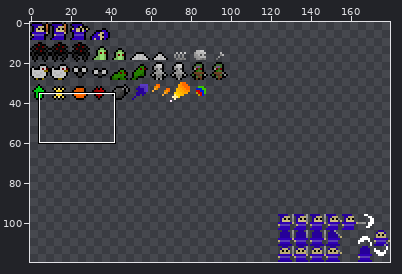
One commit to this sprite sheet: Assets/Resources/Textures/ld48Chars8px.png. Above, an overview of the earlier version with the close-up marked.
Close-up. Earlier state:
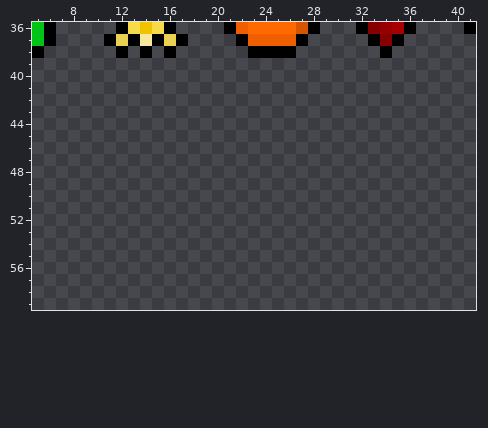
The file is 180x120 pixels. Pixels under 10% opacity are left out. Colours within 5 levels of each other are drawn and written as one. Shown: x 5..41, y 36..59.
Now the later version:
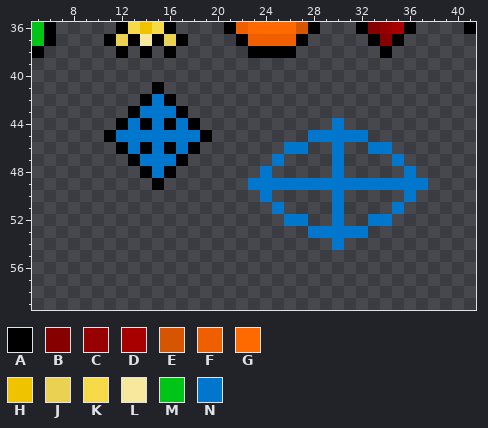
Palette (. is transparent): A #000000  B #870000  C #960000  D #a80000  E #d65500  F #ef5f00  G #ff6a00  H #efc300  J #ead152  K #f7da47  L #f7e89e  M #00c416  N #0077cc
What changed:
@@ x 5..41 @@
 40 .....................................
-41 .....................................
-42 .....................................
-43 .....................................
-44 .....................................
-45 .....................................
-46 .....................................
-47 .....................................
-48 .....................................
-49 .....................................
-50 .....................................
-51 .....................................
-52 .....................................
-53 .....................................
-54 .....................................
+41 ..........A..........................
+42 .........ANA.........................
+43 ........ANNNA........................
+44 .......ANANANA...........N...........
+45 ......ANNNNNNNA........NNNNN.........
+46 .......ANANANA.......NN..N..NN.......
+47 ........ANNNA.......N....N....N......
+48 .........ANA.......N.....N.....N.....
+49 ..........A.......NNNNNNNNNNNNNNN....
+50 ...................N.....N.....N.....
+51 ....................N....N....N......
+52 .....................NN..N..NN.......
+53 .......................NNNNN.........
+54 .........................N...........
 55 .....................................
Pixel boxes of the changes (left, top, right, bottom) in both close-ups:
added: (104, 82, 212, 190)
added: (248, 118, 428, 250)
